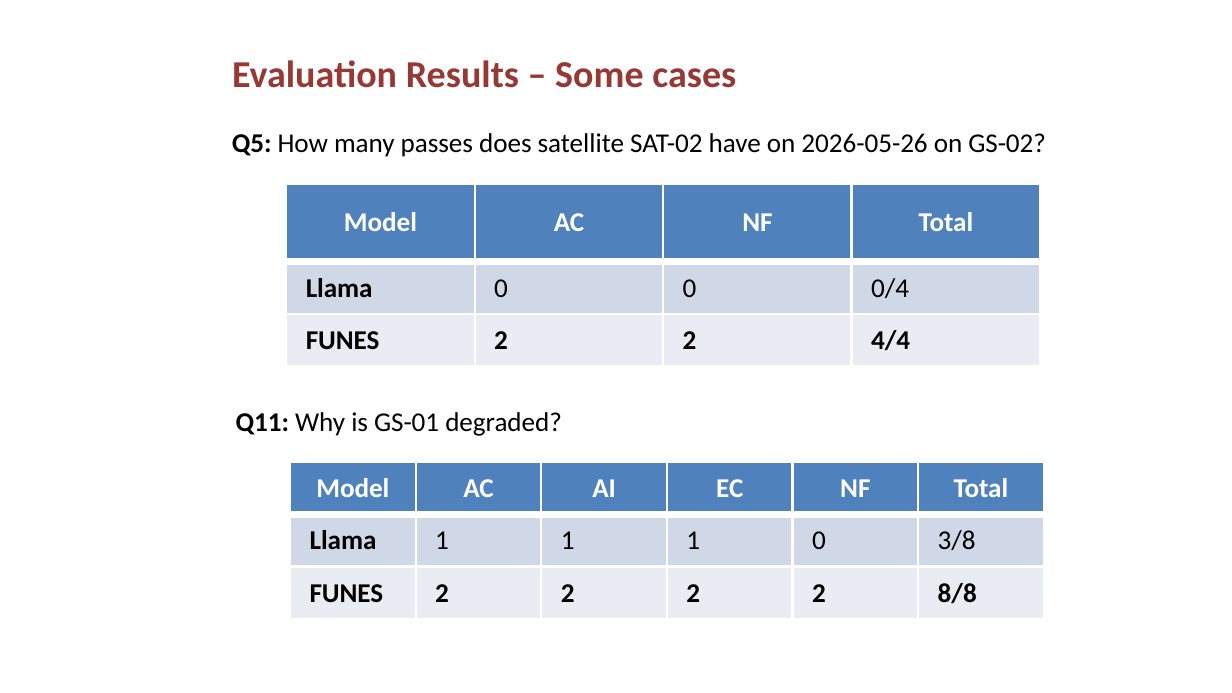
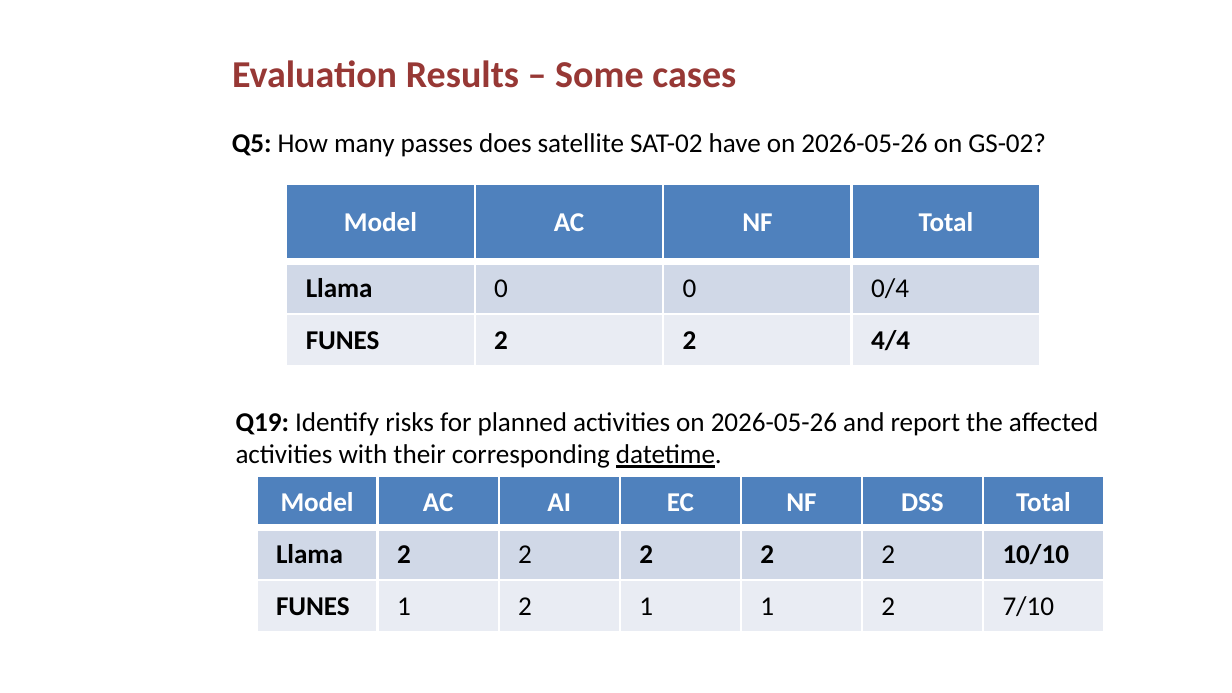
Before and after one commit to AntonLissa/AIRO-thesis, a slide deck: slide 18 of AIRO.pptx (slide 20 before the commit). Drawn at 1232x693 pixels with LibreOffice and Linux fonts; fonts in the diff are those of the drawing; background and template pictures are left out. Boxes give left, top, right and bottom in pixels: in the first picture for what was removed or moved away, otherwise in the second. Text is boxed around its words. In the diff, an @@ line names an element or a change of style, - is before the commit and + after.

```diff
--- a/AIRO.pptx
+++ b/AIRO.pptx
@@ text removed at (236, 412, 562, 436) @@
-Q11: Why is GS-01 degraded?
@@ text added at (236, 412, 1098, 468), 10 pt, text #000000 @@
+Q19: Identify risks for planned activities on 2026-05-26 and report the affected activities with their corresponding datetime.
@@ table at (256, 476, 1103, 633) @@
-column 2: AC | 1 | 2
-column 3: AI | 1 | 2
-column 4: EC | 1 | 2
-column 5: NF | 0 | 2
-column 6: Total | 3/8 | 8/8
+column 2: AC | 2 | 1
+column 3: AI | 2 | 2
+column 4: EC | 2 | 1
+column 5: NF | 2 | 1
+column 6: DSS | 2 | 2
+column 7: Total | 10/10 | 7/10
@@ table: place and size @@
-table at (289, 463, 1039, 619)
+table at (256, 476, 1103, 633)
```
Also in this commit, not shown: 9 other slides changed, 3 slides removed, 1 other file.
